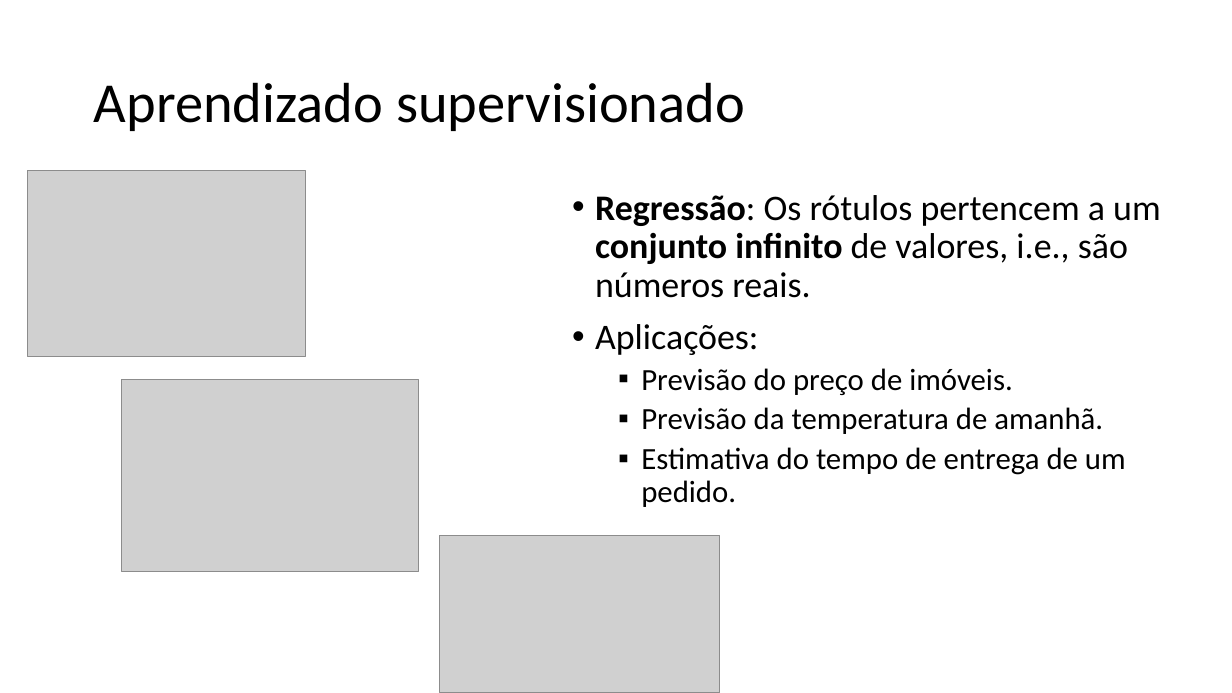
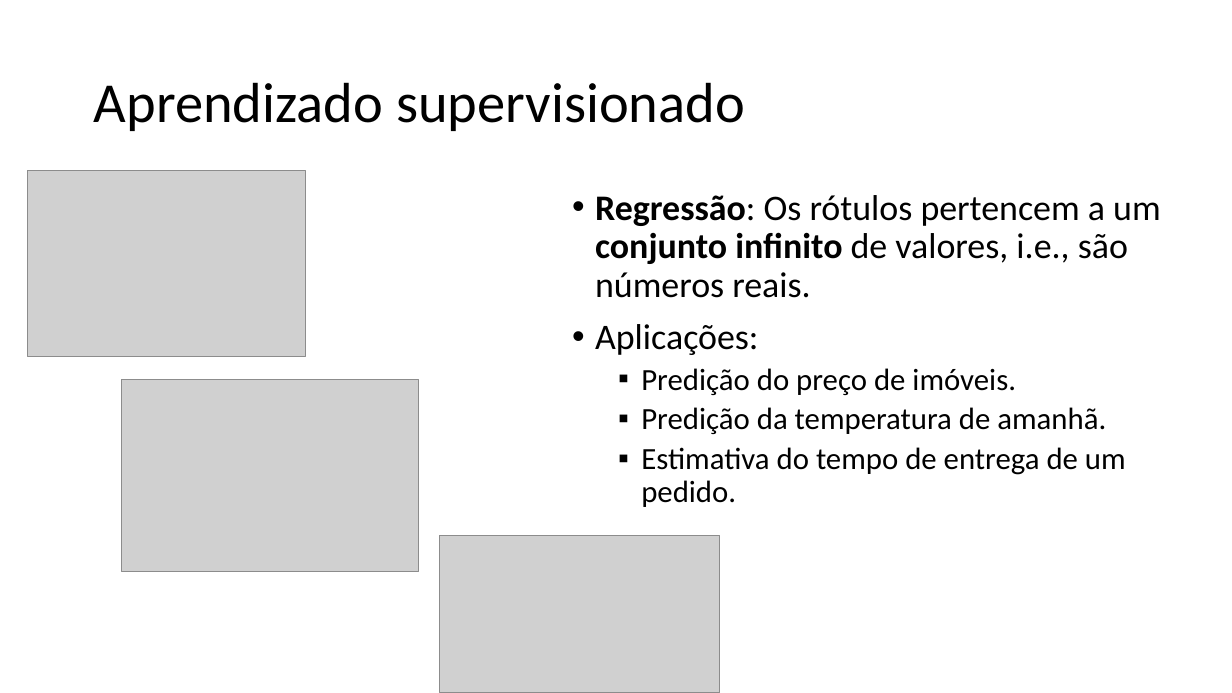
Before and after one commit to zz4fap/c24_inteligencia_artificial, a slide deck: slide 19 of slides/C24_Paradigmas.pptx. Drawn at 1232x693 pixels with LibreOffice and Linux fonts; fonts in the diff are those of the drawing; grey boxes stand for pictures. Boxes give left, top, right and bottom in pixels: in the first picture for what was removed or moved away, otherwise in the second. Text is boxed around its words. In the diff, an @@ line names an element or a change of style, - is before the commit and + after.

```diff
--- a/slides/C24_Paradigmas.pptx
+++ b/slides/C24_Paradigmas.pptx
@@ text at bbox=[641, 368, 1106, 434]: text changed @@
-  ▪ Previsão do preço de imóveis.
-  ▪ Previsão da temperatura de amanhã.
+  ▪ Predição do preço de imóveis.
+  ▪ Predição da temperatura de amanhã.
```
Also in this commit, not shown: 11 other slides changed, 1 slide added.
